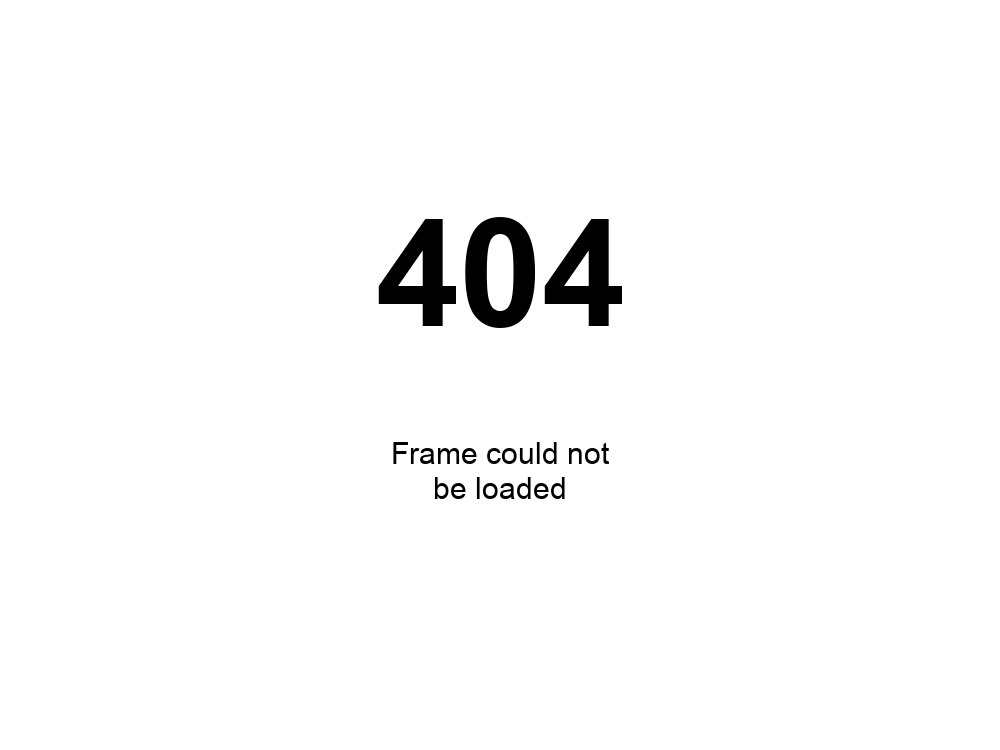
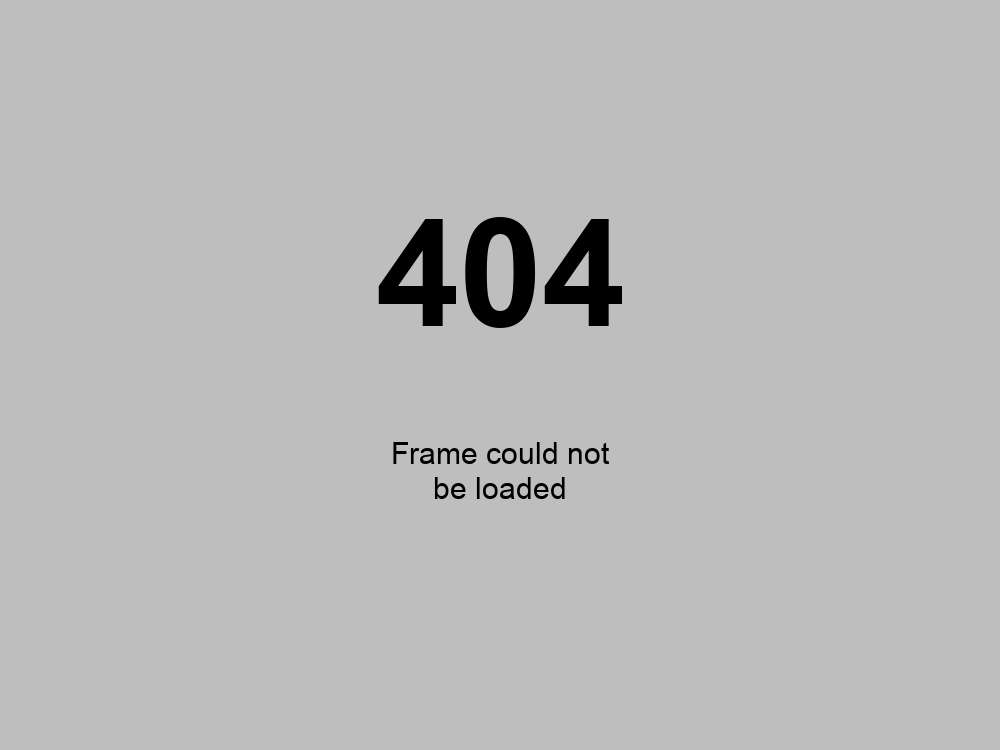
Revision of a layered (1000, 750) image; what changed, layer by layer:
added layer "Copia de Fondo" above "Fondo" over [0, 0, 1000, 750]
hid "Fondo" over [0, 0, 1000, 750]
